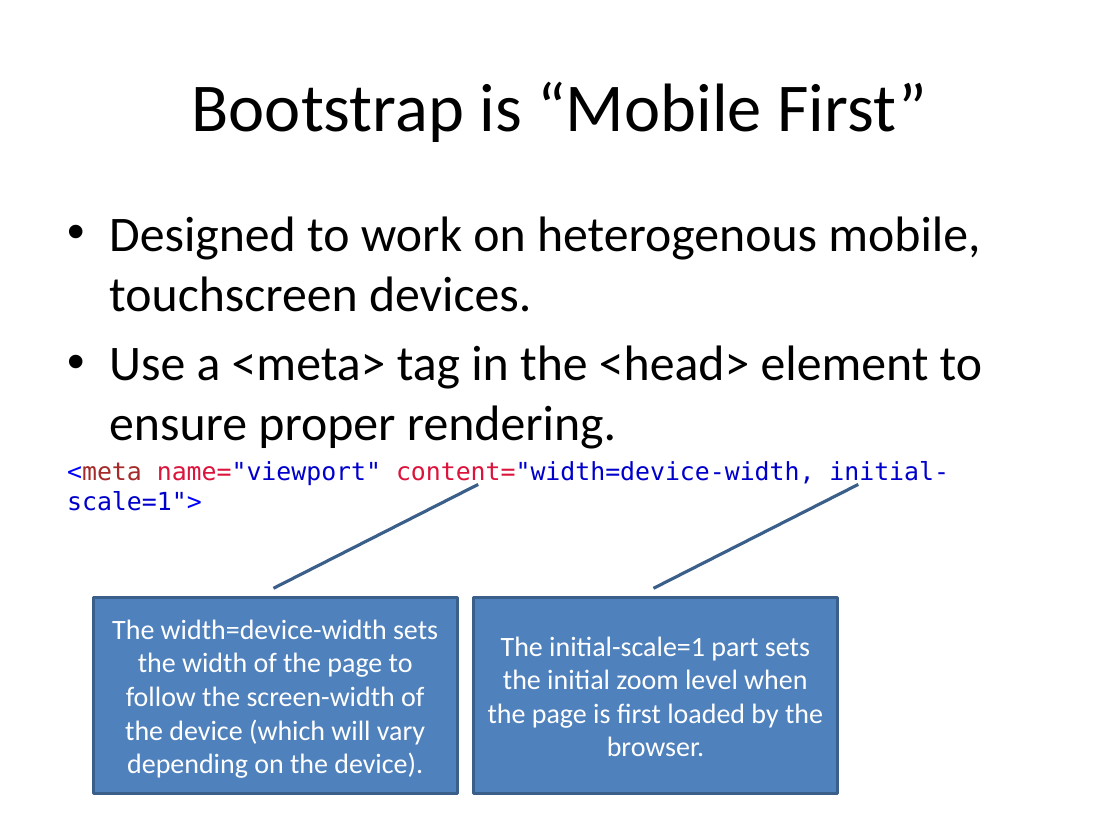
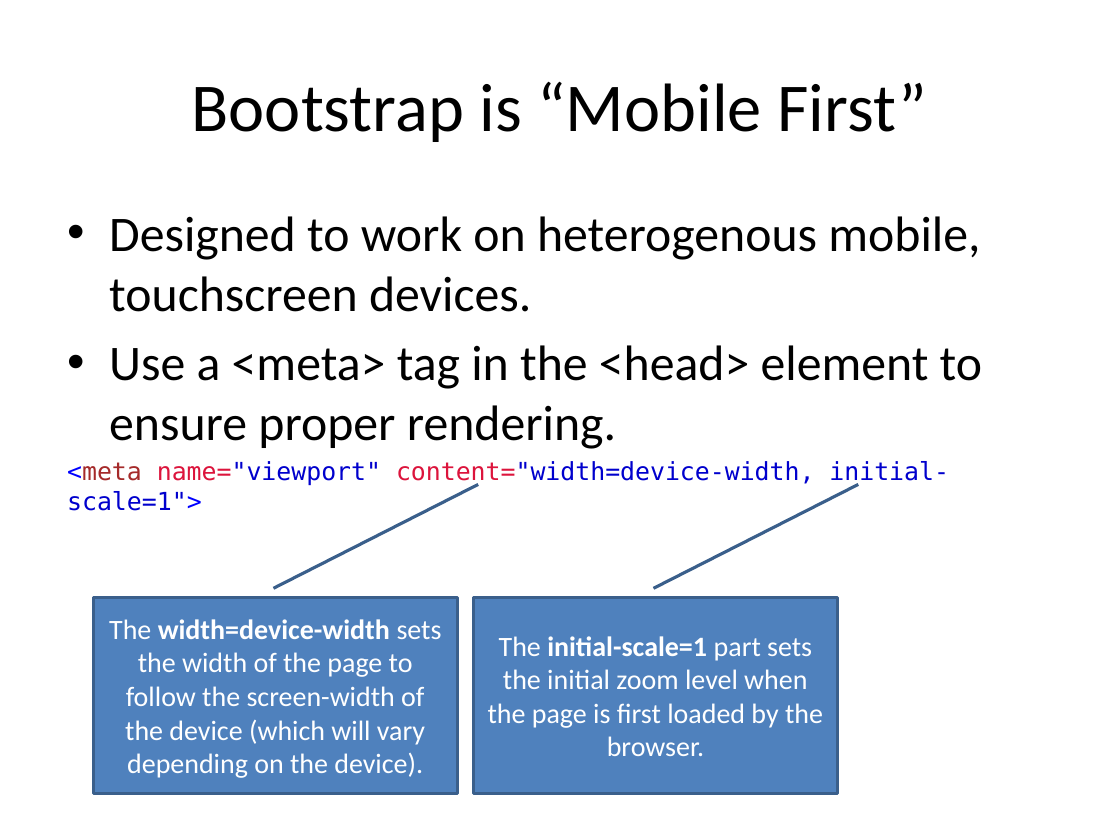
Before and after one commit to diarmuidoconnor/ict-2021, a slide deck: slide 56 of topic02/talk-1/html5.pptx (slide 58 before the commit). Drawn at 1120x840 pixels with LibreOffice and Linux fonts; fonts in the diff are those of the drawing. Boxes give left, top, right and bottom in pixels: in the first picture for what was removed or moved away, otherwise in the second. Text is boxed around its words. In the diff, an @@ line names an element or a change of style, - is before the commit and + after.

```diff
--- a/topic02/talk-1/html5.pptx
+++ b/topic02/talk-1/html5.pptx
@@ border callout "The width=device-width sets the width ..." at box(93, 597, 457, 793): bold on in "width=device-width" @@
@@ border callout "The initial-scale=1 part sets the ..." at box(474, 597, 838, 793): bold on in "initial-scale=1" @@
```
Also in this commit, not shown: 4 other slides changed, 1 slide added, 3 slides removed, 2 other files.
